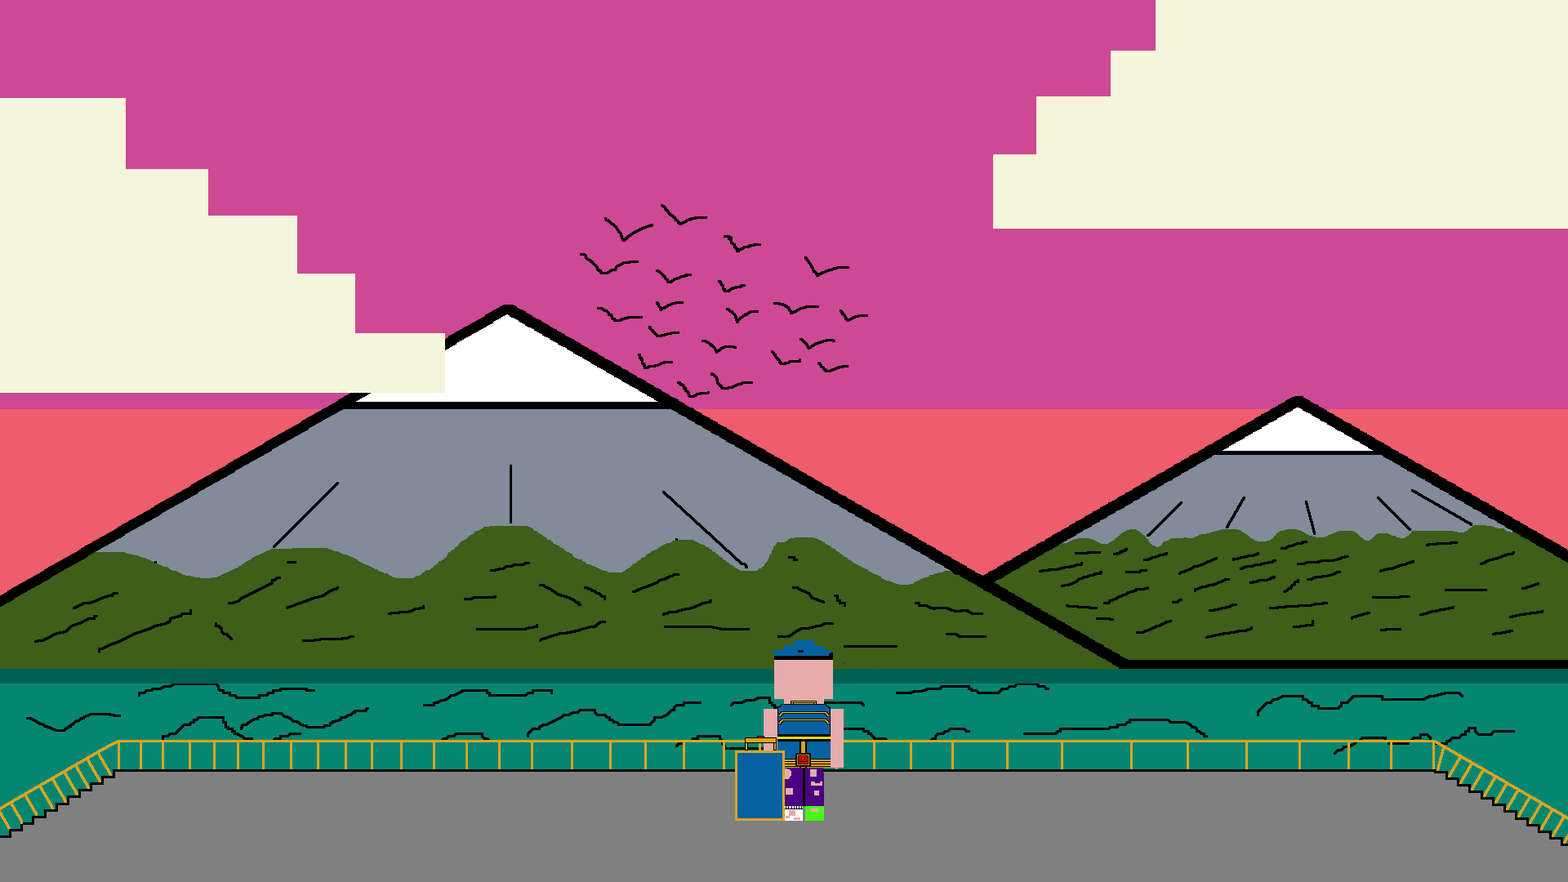
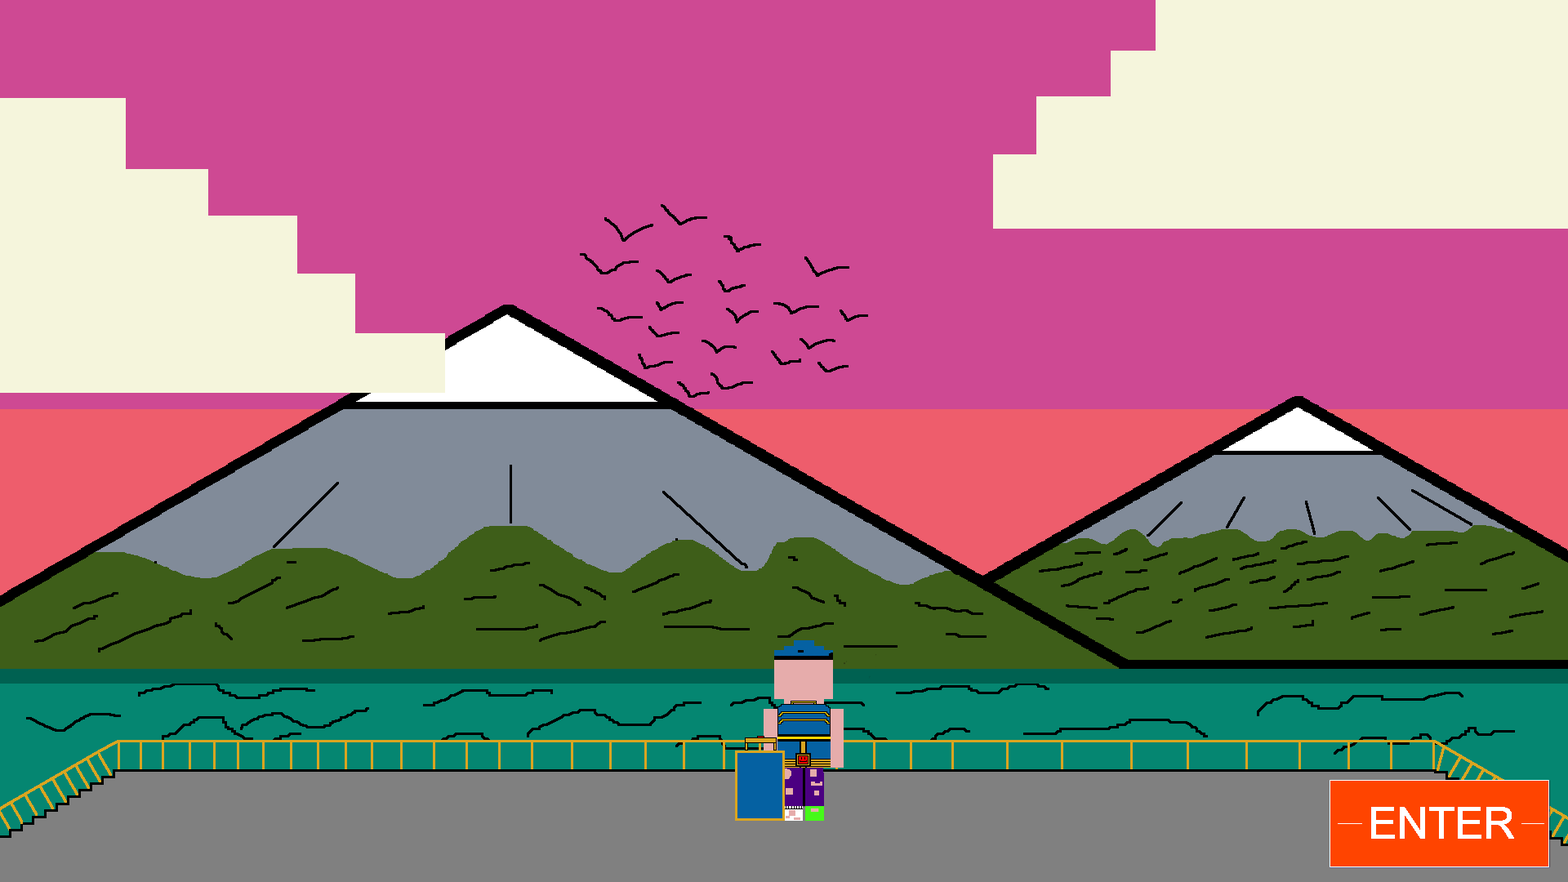
Before/after of a (1568, 882) layered artwork. What changed in the layer stack:
added layer "ENTER.xcf copy" above "player copy" over bbox(1328, 779, 1551, 869)